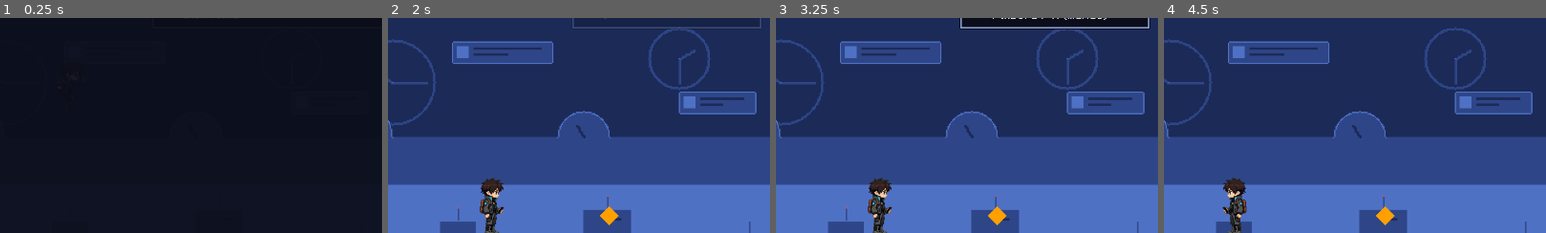
Above: before the commit, frames 1-4 (left to right).
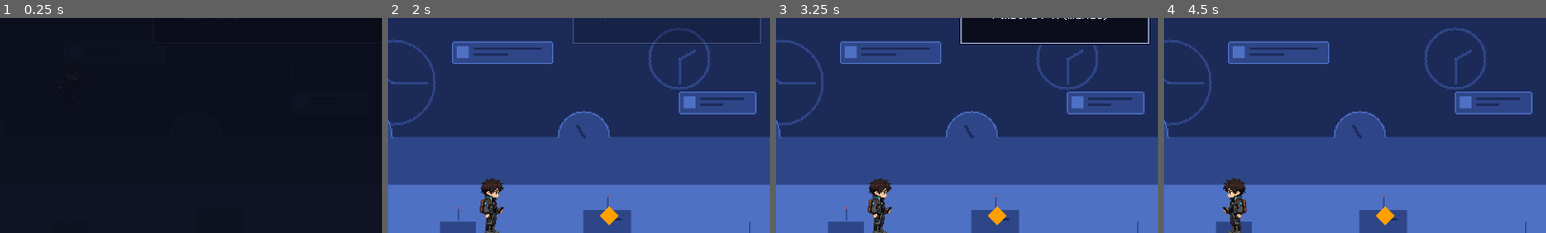
Above: after the commit, the same moments.

Repository: TKW04/Protocolo-Desconexion-
Game: Godot game, scene res://scenes/main.tscn
Same seed, same stepped clock (60 frames per second), same inputs: the game is played once before the commit and once after it.
Inputs (mouse positions are % of the whole screen's width and height, from its top left):
- Up to frame 1 (0.25 s): no input
- Up to frame 2 (2 s): tap Enter (ui_accept) at 0.5 s; move the mouse to (72, 45) at 0.52 s; hold D (move_right) 0.53-1.25 s; tap F (laser) at 0.6 s; click (72, 45) at 0.67 s; tap Space (jump) at 0.77 s; tap G (pulse) at 0.8 s; drag from (30, 55) to (42, 84) at 1.27 s
- Up to frame 3 (3.25 s): move the mouse to (60, 28) at 2.02 s; hold D (move_right) 2.03-2.75 s; tap F (laser) at 2.1 s; click (60, 28) at 2.17 s; tap G (pulse) at 2.3 s; drag from (45, 70) to (32, 47) at 2.77 s
- Up to frame 4 (4.5 s): move the mouse to (80, 65) at 3.52 s; hold A (move_left) 3.53-4.25 s; tap Shift (run) at 3.6 s; click (80, 65) at 3.67 s; tap Space (jump) at 3.77 s; tap G (pulse) at 3.8 s; drag from (20, 35) to (26, 57) at 4.27 s
The pictures show only the part of the screen within x 14-64%, y 14-64%; the shares and areas given below are measured in that part.

The runs differ from the first frame. In frame 2, 0.8% of the frame differs, in the area x 48-98%, y 4-13%; in frame 3, 4.0%; in frame 4, nothing differs.

Commit message:
Eco: indicacion parpadeante de la tecla para cerrar las lineas importantes
Co-Authored-By: Claude Opus 5.5 <noreply@anthropic.com>

Diff:
--- a/data/eco_text_box.json
+++ b/data/eco_text_box.json
@@ -1,5 +1,5 @@
 {
-	"_notes": "Cuadro de texto de Eco (PROPUESTA V6 de docs/pre …(2235 unchanged characters)… dibujada la fuente), speaker = borde_luz. Unidades: px de arte, s, caracteres/s.",
+	"_notes": "Cuadro de texto de Eco (PROPUESTA V6 de docs/pre …(2235 unchanged characters)… dibujada la fuente), speaker = borde_luz, confirm_hint = borde_luz. INDICACION DE CIERRE (2026-10-15): en las lineas importantes, cuando el texto ya se ha escrito, sale confirm_hint_text en la esquina inferior derecha del cuadro (una fila mas de alto reservada desde el principio), parpadeando a confirm_hint_blink_hz (mitad del ciclo visible); mientras se escribe no sale (la primera pulsacion completa el texto). El proyecto aun no distingue teclado y mando, asi que el texto es generico ([Espacio]; tambien cierran A e Intro). Unidades: px de arte, s, caracteres/s.",
 	"layer": 11,
 	"pixel_scale": 2,
 	"top_px": 22,
@@ -16,11 +16,14 @@
 	"fade_in_s": 0.12,
 	"fade_out_s": 0.2,
 	"speaker_name": "Eco",
+	"confirm_hint_text": "▼ [Espacio]",
+	"confirm_hint_blink_hz": 2.0,
 	"font": "res://assets/sprites/ui/text_font.fnt",
 	"key_swap_shader": "res://assets/shaders/hud_key_swap.gdshader",
 	"colors": {
 		"body": "#f2f4f8",
-		"speaker": "#9bb0e8"
+		"speaker": "#9bb0e8",
+		"confirm_hint": "#9bb0e8"
 	},
 	"assets": {
 		"panel": {"path": "res://assets/sprites/ui/eco_text_panel.png", "frame_size": [16, 16], "columns": 1, "rows": 1},
--- a/data/text_font.json
+++ b/data/text_font.json
@@ -2,7 +2,7 @@
 	"_notes": "Fuente bitmap propia para TEXTOS en espanol (cuadro de Eco y futuros textos de interfaz). Generada por tool …(1229 unchanged characters)…
 	"font": "res://assets/sprites/ui/text_font.fnt",
 	"font_size": 12,
-	"font_glyphs": "ABCDEFGHIJKLMNOPQRSTUVWXYZabcdefghijklmnopqrstuvwxyzÁÉÍÓÚáéíóúÜüÑñ0123456789.,;:¿?¡!-–—\"'()/%+… ",
+	"font_glyphs": "ABCDEFGHIJKLMNOPQRSTUVWXYZabcdefghijklmnopqrstuvwxyzÁÉÍÓÚáéíóúÜüÑñ0123456789.,;:¿?¡!-–—\"'()/%+… []▼",
 	"assets": {
 		"font": {"path": "res://assets/sprites/ui/text_font.png", "frame_size": [8, 16], "columns": 16, "rows": 7}
 	}
--- a/scripts/ui/eco_text_box.gd
+++ b/scripts/ui/eco_text_box.gd
@@ -13,6 +13,9 @@
 ## - El texto se parte por palabras al ancho util del panel (fuente bitmap de
 ##   textos, con tildes y ene) y el panel crece con las lineas.
 ## - Al terminar de escribirse queda hold_time() segundos y se cierra solo.
+## - Lineas importantes ya escritas: indicacion parpadeante de la tecla que las
+##   cierra ("▼ [Espacio]", confirm_hint_text) en la esquina inferior derecha;
+##   el cuadro reserva esa fila desde que empieza la linea (no salta al acabar).
 ## - Tiempo REAL: el Debug ralentiza el mundo (GameState.world_time_scale), no
 ##   este cuadro, y no se usa Engine.time_scale.
 ## Entrada: EventBus.eco_line_requested (o show_line()). Si llega otra linea
@@ -35,6 +38,8 @@
 const NEUTRAL_MODULATE: Color = Color.WHITE
 ## Acciones que cierran una linea importante (Espacio / A del mando e Intro).
 const CONFIRM_ACTIONS: Array[StringName] = [&"jump", &"ui_accept"]
+## Parpadeo de la indicacion de cierre: fraccion del ciclo en que se ve.
+const HINT_ON_FRACTION: float = 0.5
 
 ## Si es false, las lineas importantes no pausan ni esperan confirmacion (se
 ## cierran solas como las normales; conservan la prioridad en la cola). Solo
@@ -60,6 +65,9 @@
 var _current_duration: float = -1.0
 ## El cuadro puso get_tree().paused (solo entonces lo quita).
 var _owns_pause: bool = false
+## Tiempo (real) desde que se ve la indicacion de cierre (para el parpadeo).
+var _hint_time: float = 0.0
+var _hint: Label
 
 @onready var _frame: Control = $Frame
 @onready var _panel: NinePatchRect = $Frame/Panel
@@ -126,6 +134,7 @@
 		Phase.HOLD:
 			_phase = Phase.CLOSING
 			_close_time = 0.0
+			_update_hint()
 			return true
 	return false
 
@@ -140,10 +149,14 @@
 			if _typed >= _wrapped.length():
 				_phase = Phase.HOLD
 				_hold_left = _hold_s
+				_hint_time = 0.0
+				_update_hint()
 		Phase.HOLD:
 			_type_time += delta
 			_set_alpha(_fade_in_alpha())
 			if _important:
+				_hint_time += delta
+				_update_hint()
 				return
 			_hold_left -= delta
 			if _hold_left <= 0.0:
@@ -241,6 +254,26 @@
 
 func get_alpha() -> float:
 	return _frame.modulate.a
+
+
+## La indicacion de cierre esta puesta (linea importante ya escrita). Puede
+## estar en la mitad apagada del parpadeo: ver is_confirm_hint_lit().
+func is_confirm_hint_visible() -> bool:
+	return _hint.visible
+
+
+## La indicacion se ve ahora (mitad encendida del parpadeo).
+func is_confirm_hint_lit() -> bool:
+	return _hint.visible and _hint.modulate.a > TRANSPARENT
+
+
+func get_confirm_hint_text() -> String:
+	return _hint.text
+
+
+## Rectangulo de la indicacion en pixeles de pantalla.
+func get_confirm_hint_rect() -> Rect2:
+	return Rect2((_panel.position + _hint.position) * _frame.scale, _hint.size * _frame.scale)
 
 
 ## Parte `text` en lineas que caben en `max_width` (por palabras; una palabra
@@ -290,6 +323,7 @@
 	_type_time = 0.0
 	_phase = Phase.TYPING
 	_set_typed(0)
+	_update_hint()
 	_layout()
 	_panel.visible = true
 	_set_alpha(_fade_in_alpha())
@@ -309,6 +343,7 @@
 func _clear_line() -> void:
 	_phase = Phase.IDLE
 	_important = false
+	_update_hint()
 	_set_alpha(TRANSPARENT)
 	_panel.visible = false
 	_text = ""
@@ -398,6 +433,19 @@
 		label.clip_text = false
 	_speaker.text = c.speaker_name
 	_speaker.material = c.new_key_swap_material(c.color(&"body"), c.color(&"speaker"))
+	_hint = Label.new()
+	_hint.name = "ConfirmHint"
+	_hint.mouse_filter = Control.MOUSE_FILTER_IGNORE
+	_hint.add_theme_font_override("font", _font)
+	_hint.add_theme_font_size_override("font_size", c.font_size)
+	_hint.add_theme_color_override("font_color", NEUTRAL_MODULATE)
+	_hint.add_theme_constant_override("line_spacing", 0)
+	_hint.autowrap_mode = TextServer.AUTOWRAP_OFF
+	_hint.horizontal_alignment = HORIZONTAL_ALIGNMENT_RIGHT
+	_hint.text = c.confirm_hint_text
+	_hint.material = c.new_key_swap_material(c.color(&"body"), c.color(&"confirm_hint"))
+	_hint.visible = false
+	_panel.add_child(_hint)
 	_fit_frame()
 	_layout()
 
@@ -415,8 +463,13 @@
 	var line_h: int = _line_height()
 	var lines: int = maxi(1, _lines.size())
 	var icon_h: int = c.asset_frame_size(ICON_ASSET).y
-	var height: int = maxi(c.padding_px * 2 + line_h * (1 + lines), c.padding_px * 2 + icon_h)
+	# Las importantes reservan una fila para la indicacion de cierre.
+	var hint_rows: int = 1 if _important else 0
+	var height: int = maxi(c.padding_px * 2 + line_h * (1 + lines + hint_rows), c.padding_px * 2 + icon_h)
 	var width: int = panel_width_for(_lines)
+	var hint_w: int = ceili(_width(_font, _hint.text, c.font_size))
+	if _important:
+		width = clampi(maxi(width, _text_left() + hint_w + c.padding_px), c.min_width_px, c.width_px)
 	_panel.size = Vector2(width, height)
 	_panel.position = Vector2(floorf((_frame.size.x - width) * 0.5), c.top_px)
 	var left: int = _text_left()
@@ -425,6 +478,20 @@
 	_speaker.size = Vector2(inner, line_h)
 	_body.position = Vector2(left, c.padding_px + line_h)
 	_body.size = Vector2(inner, line_h * lines)
+	_hint.size = Vector2(hint_w, line_h)
+	_hint.position = Vector2(width - c.padding_px - hint_w, height - c.padding_px - line_h)
+
+
+## Indicacion de cierre: solo en lineas importantes ya escritas; parpadea
+## (onda cuadrada, mitad del ciclo visible) en tiempo real.
+func _update_hint() -> void:
+	if _hint == null:
+		return
+	_hint.visible = _important and _phase == Phase.HOLD
+	if not _hint.visible:
+		return
+	var phase: float = fmod(_hint_time * _config.confirm_hint_blink_hz, OPAQUE)
+	_hint.modulate.a = OPAQUE if phase < HINT_ON_FRACTION else TRANSPARENT
 
 
 ## Ancho del panel (px de arte) para estas lineas: se ajusta a la linea mas
--- a/scripts/ui/eco_text_box_config.gd
+++ b/scripts/ui/eco_text_box_config.gd
@@ -7,7 +7,8 @@
 ## Color si falta en el JSON (magenta: se nota).
 const MISSING_COLOR: Color = Color.MAGENTA
 ## Claves del JSON que no son numeros sueltos (se leen aparte).
-const SPECIAL_KEYS: Array[String] = ["colors", "assets", "speaker_name", "font", "key_swap_shader"]
+const SPECIAL_KEYS: Array[String] = ["colors", "assets", "speaker_name", "font", "key_swap_shader",
+	"confirm_hint_text"]
 
 var layer: int = 11
 ## Pixeles de pantalla por pixel de arte (entero).
@@ -27,6 +28,11 @@
 var fade_in_s: float = 0.12
 var fade_out_s: float = 0.2
 var speaker_name: String = "Eco"
+## Indicacion de la tecla que cierra una linea importante (esquina inferior
+## derecha del cuadro, parpadea a confirm_hint_blink_hz cuando el texto ya se
+## ha escrito). El proyecto aun no distingue teclado y mando: texto generico.
+var confirm_hint_text: String = "▼ [Espacio]"
+var confirm_hint_blink_hz: float = 2.0
 var font_path: String = ""
 var key_swap_shader_path: String = ""
 var colors: Dictionary[StringName, Color] = {}
@@ -61,6 +67,7 @@
 		var current: Variant = config.get(key)
 		config.set(key, int(dict[key]) if current is int else float(dict[key]))
 	config.speaker_name = dict.get("speaker_name", config.speaker_name)
+	config.confirm_hint_text = dict.get("confirm_hint_text", config.confirm_hint_text)
 	config.font_path = dict.get("font", "")
 	config.key_swap_shader_path = dict.get("key_swap_shader", "")
 	var raw_colors: Dictionary = dict.get("colors", {})
--- a/tests/test_eco_text_box.gd
+++ b/tests/test_eco_text_box.gd
@@ -290,6 +290,45 @@
 	box.finish_typing()
 	assert_false(box.confirm())
 	assert_eq(box.get_phase(), EcoTextBox.Phase.HOLD)
+
+
+## Indicacion de la tecla de cierre (2026-10-15): solo en las importantes, cuando
+## el texto ya se ha escrito; parpadea y va en la esquina inferior derecha.
+func test_confirm_hint_only_on_typed_important_lines() -> void:
+	var box: EcoTextBox = _box()
+	box.show_line(WELCOME, 4.0, true)
+	box.advance(0.1)
+	assert_eq(box.get_phase(), EcoTextBox.Phase.TYPING)
+	assert_false(box.is_confirm_hint_visible(), "Mientras se escribe no sale")
+	var rect_typing: Rect2 = box.get_panel_rect()
+	assert_true(box.confirm(), "La primera pulsacion completa el texto")
+	assert_true(box.is_confirm_hint_visible(), "Escrito: sale la indicacion")
+	assert_true(box.is_confirm_hint_lit(), "Empieza encendida")
+	assert_eq(box.get_confirm_hint_text(), _config.confirm_hint_text)
+	for ch: String in box.get_confirm_hint_text():
+		assert_true(box.get_font().has_char(ch.unicode_at(0)), "Glifo '%s' en la fuente" % ch)
+	assert_eq(box.get_panel_rect(), rect_typing, "El cuadro no cambia de tamano al salir")
+	var panel: Rect2 = box.get_panel_rect()
+	var hint: Rect2 = box.get_confirm_hint_rect()
+	var pad: float = _config.padding_px * _config.pixel_scale
+	assert_almost_eq(hint.end.x, panel.end.x - pad, EPS, "Pegada a la derecha")
+	assert_almost_eq(hint.end.y, panel.end.y - pad, EPS, "Abajo")
+	var body_bottom: float = panel.position.y + pad + box.get_lines().size() * hint.size.y + hint.size.y
+	assert_true(hint.position.y >= body_bottom - EPS, "No tapa el texto")
+	box.advance(0.5 / _config.confirm_hint_blink_hz + 0.01)
+	assert_false(box.is_confirm_hint_lit(), "Parpadea")
+	box.advance(0.5 / _config.confirm_hint_blink_hz)
+	assert_true(box.is_confirm_hint_lit())
+	assert_true(box.confirm())
+	assert_false(box.is_confirm_hint_visible(), "Al cerrar se quita")
+	get_tree().paused = false
+
+
+func test_no_confirm_hint_on_normal_lines() -> void:
+	var box: EcoTextBox = _box()
+	box.show_line(WELCOME)
+	box.finish_typing()
+	assert_false(box.is_confirm_hint_visible())
 
 
 func test_important_line_jumps_the_queue_without_losing_others() -> void:
Binary file changed: assets/sprites/ui/_text_font_preview_x4.png
Not shown, changed: assets/sprites/ui/text_font.fnt
Binary file changed: assets/sprites/ui/text_font.png
Not shown, changed: tools/gen_text_font.py
